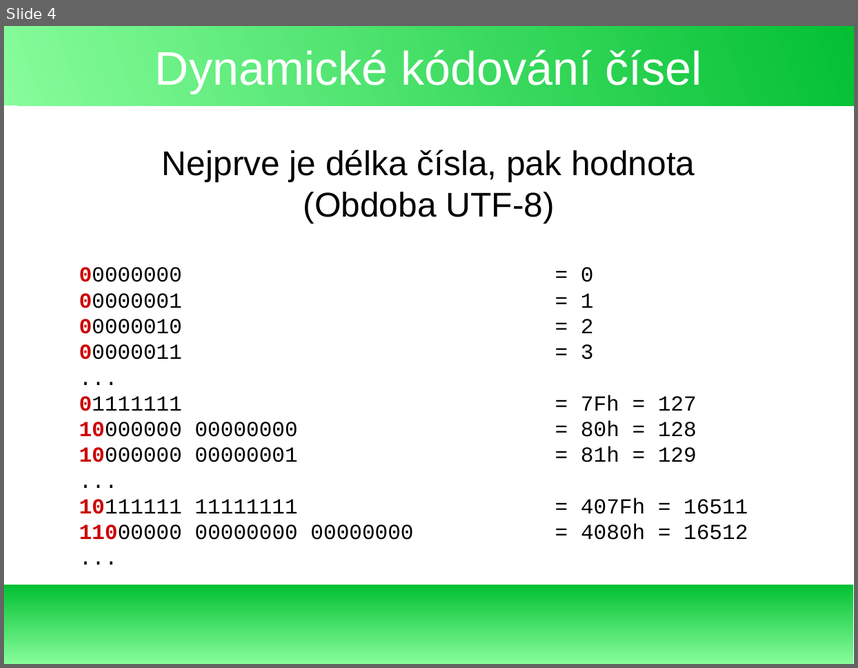
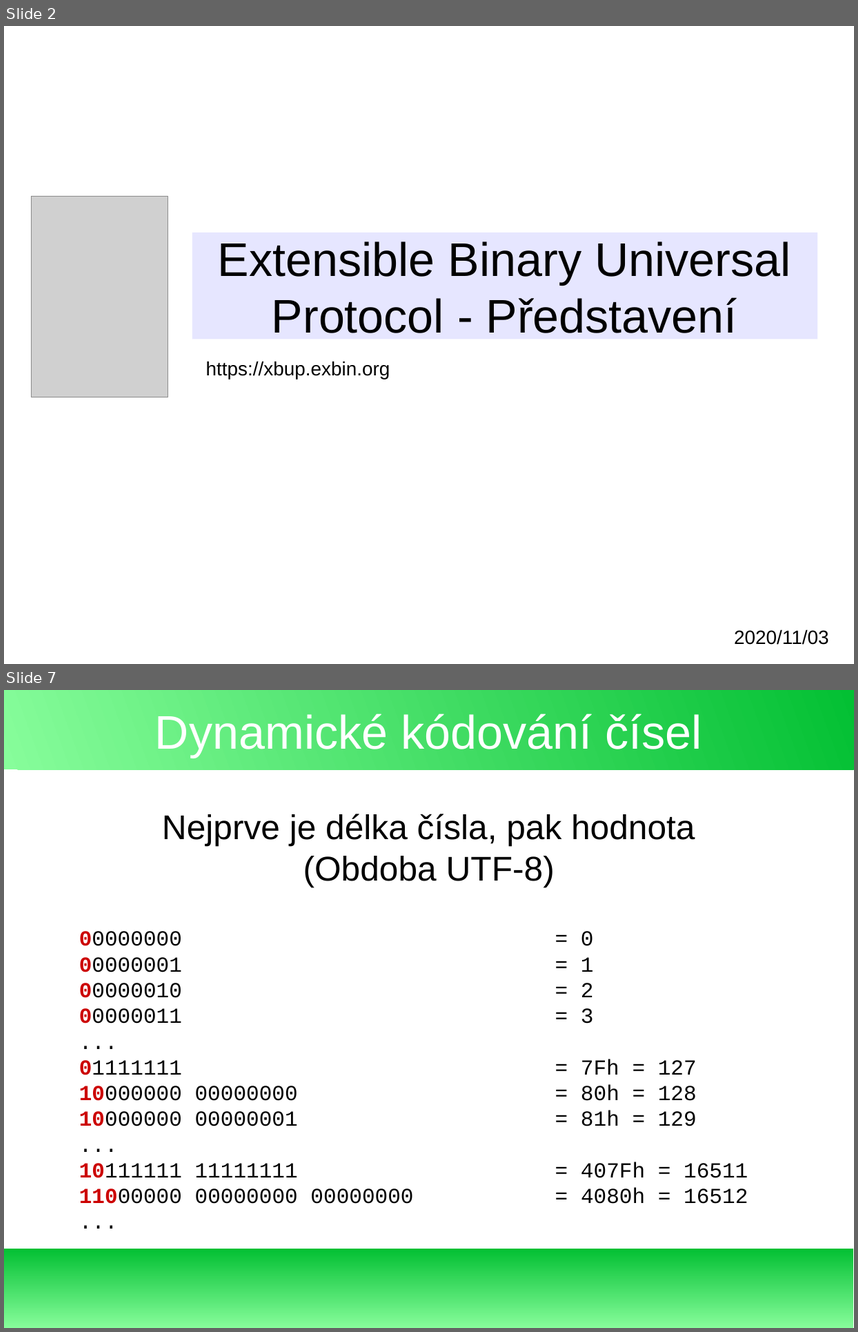
Before and after one commit to exbin/xbup-doc, a slide deck: presentation/xbup-introduction_cs_CZ.odp. Shown one above the other, each under a label of ours: slide 4 before the commit, slides 2 and 7 after it; the slides between them are not shown. The pictures are 858x668 and 858x1332 pixels, drawn with LibreOffice and Linux fonts; fonts in the diff are those of the drawing; grey boxes stand for pictures; background and template pictures are left out. Boxes give left, top, right and bottom in pixels: in the first picture for what was removed or moved away, otherwise in the second. Text is boxed around its words. In the diff, an @@ line names an element or a change of style, - is before the commit and + after.

```diff
--- a/presentation/xbup-introduction_cs_CZ.odp
+++ b/presentation/xbup-introduction_cs_CZ.odp
@@ slide 2 added at (4, 26, 854, 664), background #FFFFFF @@
@@ picture added at (32, 196, 168, 397) @@
@@ title added at (192, 233, 818, 339), fill #E6E6FF, 44 pt, text #000000 @@
+Extensible Binary Universal Protocol - Představení
@@ text added at (206, 361, 390, 379), 18 pt, text #000000 @@
+https://xbup.exbin.org
@@ text added at (734, 629, 829, 644), 18 pt, text #000000 @@
+2020/11/03
@@ what was slide 4 is now slide 7 @@
```
Also in this commit, not shown: 5 other slides added, 3 slides removed, 1 other file.
